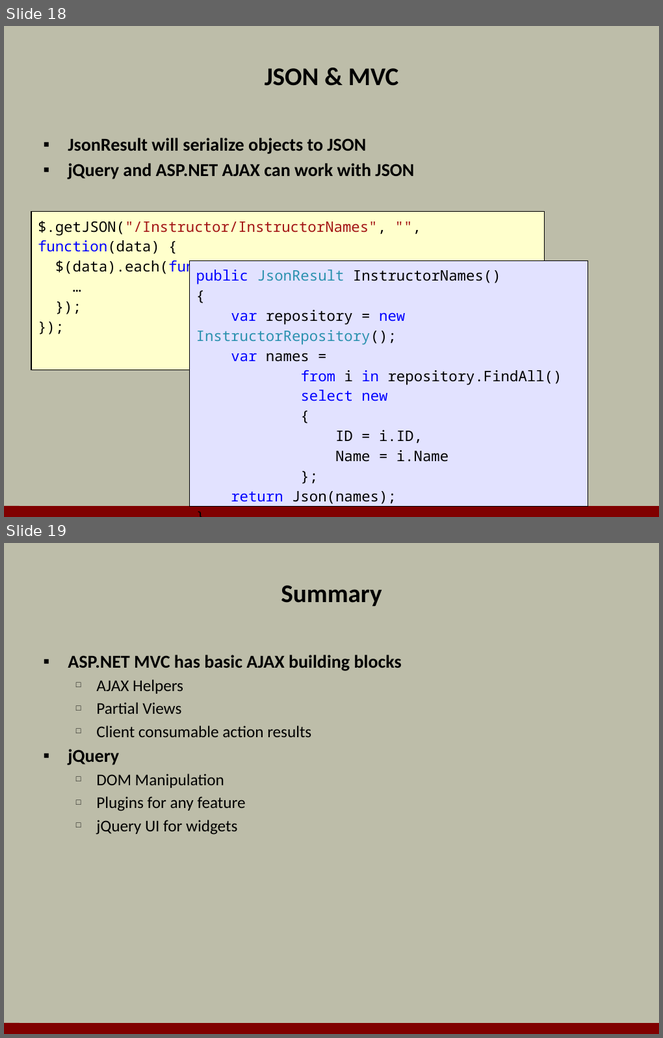
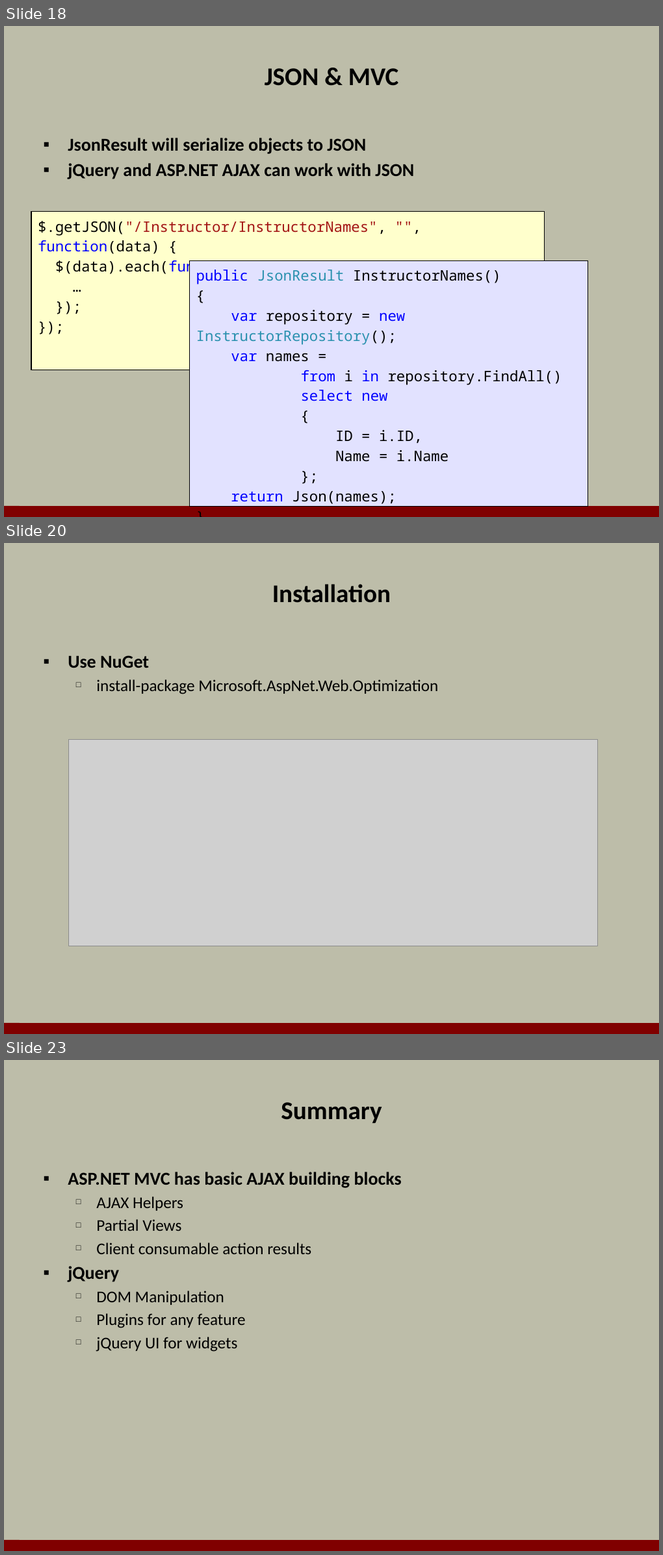
Before and after one commit to OdeToCode/classes, a slide deck: mvc/slides/06_AJAX.pptx. Shown one above the other, each under a label of ours: slides 18 and 19 before the commit, slides 18, 20 and 23 after it; the slides between them are not shown. The pictures are 663x1038 and 663x1555 pixels, drawn with LibreOffice and Linux fonts; fonts in the diff are those of the drawing; grey boxes stand for pictures; background and template pictures are left out. Boxes give left, top, right and bottom in pixels: in the first picture for what was removed or moved away, otherwise in the second. Text is boxed around its words. In the diff, an @@ line names an element or a change of style, - is before the commit and + after.

Commit message:
add optimization slides

```diff
--- a/mvc/slides/06_AJAX.pptx
+++ b/mvc/slides/06_AJAX.pptx
@@ slide 20 added at (x1=4, y1=543, x2=659, y2=1034), background #BDBDA9; not listed: 1 template element that a slide beside it also shows @@
@@ title added at (x1=272, y1=584, x2=391, y2=603), 28 pt, text #000000, bold @@
+Installation
@@ text added at (x1=68, y1=655, x2=438, y2=694), 18 pt, text #000000 @@
+▪ Use NuGet
+  □ install-package Microsoft.AspNet.Web.Optimization
@@ picture added at (x1=69, y1=739, x2=597, y2=947) @@
@@ what was slide 19 is now slide 23 @@
```
Also in this commit, not shown: 3 other slides added.
